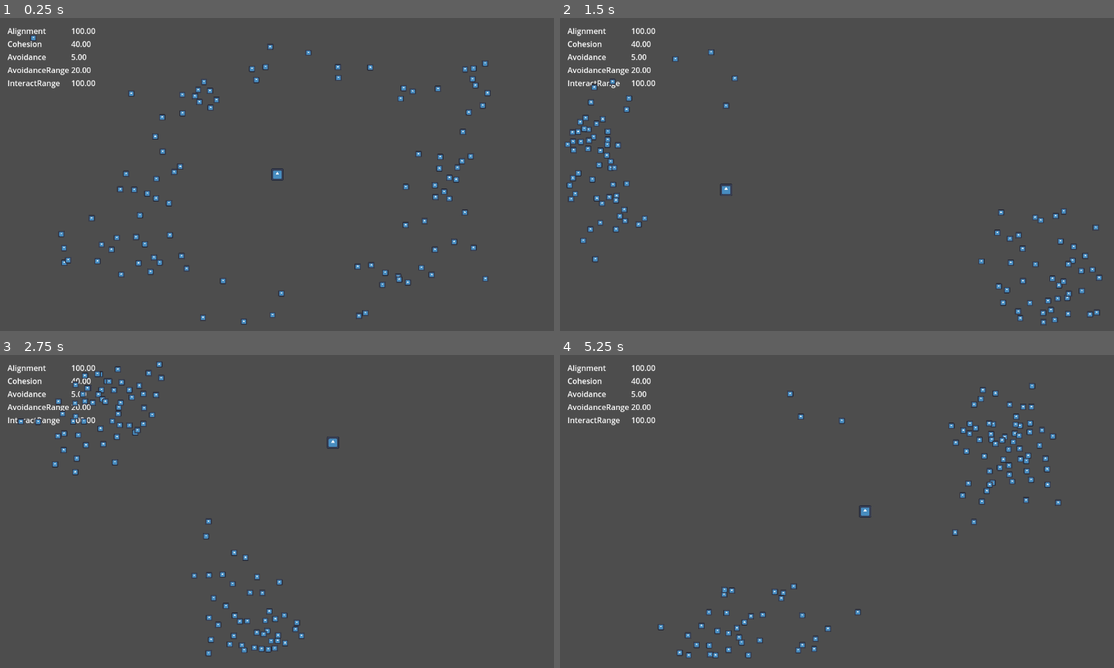
Above: before the commit, frames 1-4 (two rows, left to right).
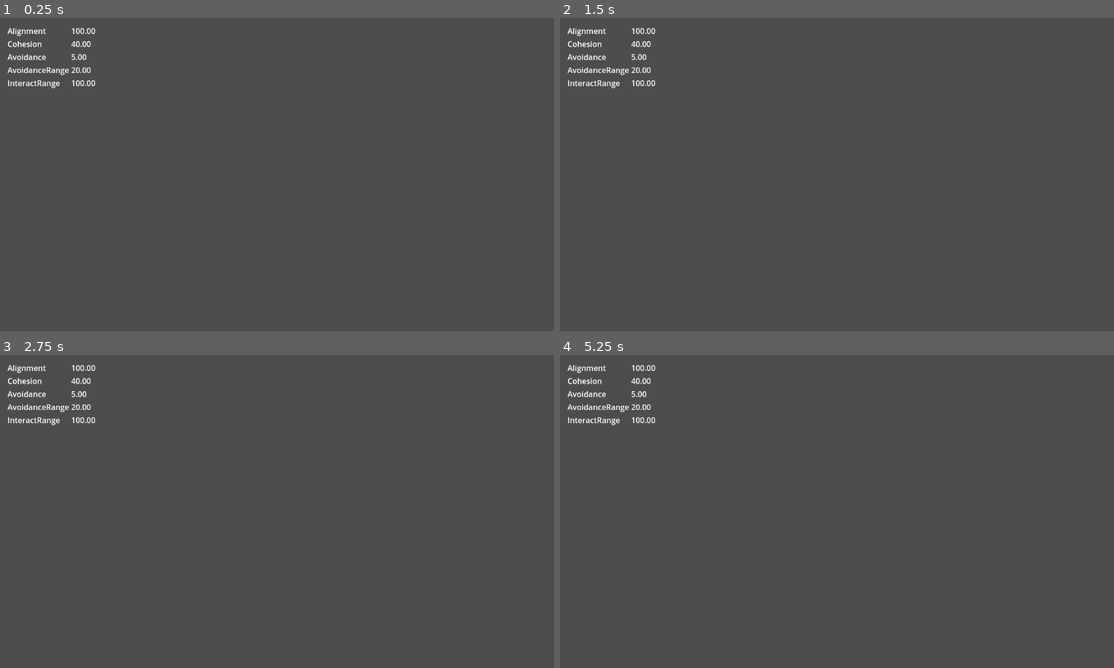
Above: after the commit, the same moments.

Repository: devalexxx/Boid
Game: Godot game, scene res://scene/main.tscn
Two runs of this game, one before a commit and one after it. Both use one fixed random seed, a clock stepped at 60 frames per second and the inputs below. The engine's default icon, where the game draws it, is replaced by a stand-in: a white triangle on a blue panel in a dark square.
Inputs (mouse positions are in pixels of both pictures, inside the frame that each line leads up to):
- Up to frame 1 (0.25 s): no input
- Up to frame 2 (1.5 s): move the mouse to (958, 158) at 0.52 s; move the mouse to (726, 190) at 1.27 s
- Up to frame 3 (2.75 s): move the mouse to (332, 442) at 2.02 s
- Up to frame 4 (5.25 s): move the mouse to (809, 574) at 2.77 s; move the mouse to (1003, 558) at 3.52 s; move the mouse to (670, 464) at 4.27 s; move the mouse to (864, 511) at 5.02 s

The runs differ from the first frame. In frame 1, 1.6% of the frame differs, in the area x 5-89%, y 5-98%; in frame 2, 1.5%; in frame 3, 1.5%; in frame 4, 1.6%, in the area x 17-91%, y 8-97%.

Commit message:
Change sprite and add color mudulation

Diff:
--- /dev/null
+++ b/asset/boid.tres
@@ -0,0 +1,4 @@
+[gd_resource type="CompressedTexture2D" format=3 uid="uid://crewa5jlxg5nd"]
+
+[resource]
+load_path = "res://.godot/imported/Free Smoke Fx  Pixel 05.png-3e0da81e831839ba60140a66e1037a38.ctex"
--- /dev/null
+++ b/asset/player.tres
@@ -0,0 +1,4 @@
+[gd_resource type="CompressedTexture2D" format=3 uid="uid://df1djg7kdbqc"]
+
+[resource]
+load_path = "res://.godot/imported/Free Smoke Fx  Pixel 05.png-3e0da81e831839ba60140a66e1037a38.ctex"
--- a/scene/boid.tscn
+++ b/scene/boid.tscn
@@ -1,8 +1,9 @@
-[gd_scene load_steps=6 format=3 uid="uid://dyaecxls3bmyi"]
+[gd_scene load_steps=8 format=3 uid="uid://dyaecxls3bmyi"]
 
 [ext_resource type="Script" path="res://script/boid.gd" id="1_0smtq"]
 [ext_resource type="Script" path="res://script/boid_range.gd" id="2_a268u"]
-[ext_resource type="Texture2D" uid="uid://dkm1fejk3r2iw" path="res://icon.svg" id="3_nkr7t"]
+[ext_resource type="Texture2D" uid="uid://crewa5jlxg5nd" path="res://asset/boid.tres" id="3_6cswb"]
+[ext_resource type="Script" path="res://script/color_modulator.gd" id="4_lxpw7"]
 
 [sub_resource type="RectangleShape2D" id="RectangleShape2D_8fvja"]
 size = Vector2(5, 5)
@@ -10,6 +11,10 @@
 [sub_resource type="CircleShape2D" id="CircleShape2D_xun5g"]
 resource_local_to_scene = true
 radius = 50.0
+
+[sub_resource type="AtlasTexture" id="AtlasTexture_7iupf"]
+atlas = ExtResource("3_6cswb")
+region = Rect2(260, 131, 60, 61)
 
 [node name="Boid" type="RigidBody2D" node_paths=PackedStringArray("_irange_obj")]
 disable_mode = 1
@@ -27,5 +32,6 @@
 debug_color = Color(0.876073, 0.250311, 0.599319, 1)
 
 [node name="Sprite2D" type="Sprite2D" parent="."]
-scale = Vector2(0.1, 0.1)
-texture = ExtResource("3_nkr7t")
+scale = Vector2(0.5, 0.5)
+texture = SubResource("AtlasTexture_7iupf")
+script = ExtResource("4_lxpw7")
--- a/scene/player.tscn
+++ b/scene/player.tscn
@@ -1,11 +1,15 @@
-[gd_scene load_steps=5 format=3 uid="uid://dwd8ggw6kasg2"]
+[gd_scene load_steps=6 format=3 uid="uid://dwd8ggw6kasg2"]
 
 [ext_resource type="Script" path="res://script/player.gd" id="1_ujdmr"]
-[ext_resource type="Texture2D" uid="uid://dkm1fejk3r2iw" path="res://icon.svg" id="2_qmq7y"]
 [ext_resource type="Script" path="res://script/player_range.gd" id="3_7p0n6"]
+[ext_resource type="Texture2D" uid="uid://df1djg7kdbqc" path="res://asset/player.tres" id="3_jv1tv"]
 
 [sub_resource type="CircleShape2D" id="CircleShape2D_a5sku"]
 radius = 100.0
+
+[sub_resource type="AtlasTexture" id="AtlasTexture_ut5k5"]
+atlas = ExtResource("3_jv1tv")
+region = Rect2(200, 137, 48, 47)
 
 [node name="Player" type="Node2D"]
 script = ExtResource("1_ujdmr")
@@ -17,5 +21,4 @@
 shape = SubResource("CircleShape2D_a5sku")
 
 [node name="Sprite2D" type="Sprite2D" parent="."]
-scale = Vector2(0.2, 0.2)
-texture = ExtResource("2_qmq7y")
+texture = SubResource("AtlasTexture_ut5k5")
--- /dev/null
+++ b/script/color_modulator.gd
@@ -0,0 +1,13 @@
+extends Sprite2D
+
+var elapsed_time = 0.0
+
+func _process(delta):
+	elapsed_time += delta
+	# Exemple : Variation de teinte dans un cycle RGB
+	modulate = Color(
+		abs(sin(elapsed_time)), # Rouge
+		abs(cos(elapsed_time)), # Vert
+		abs(sin(elapsed_time + 1.0)), # Bleu
+		1.0 # Opacité fixe
+	)
Binary file added: import/Free Smoke Fx Pixel 05.png
Not shown, added: import/Free Smoke Fx Pixel 05.png.import
